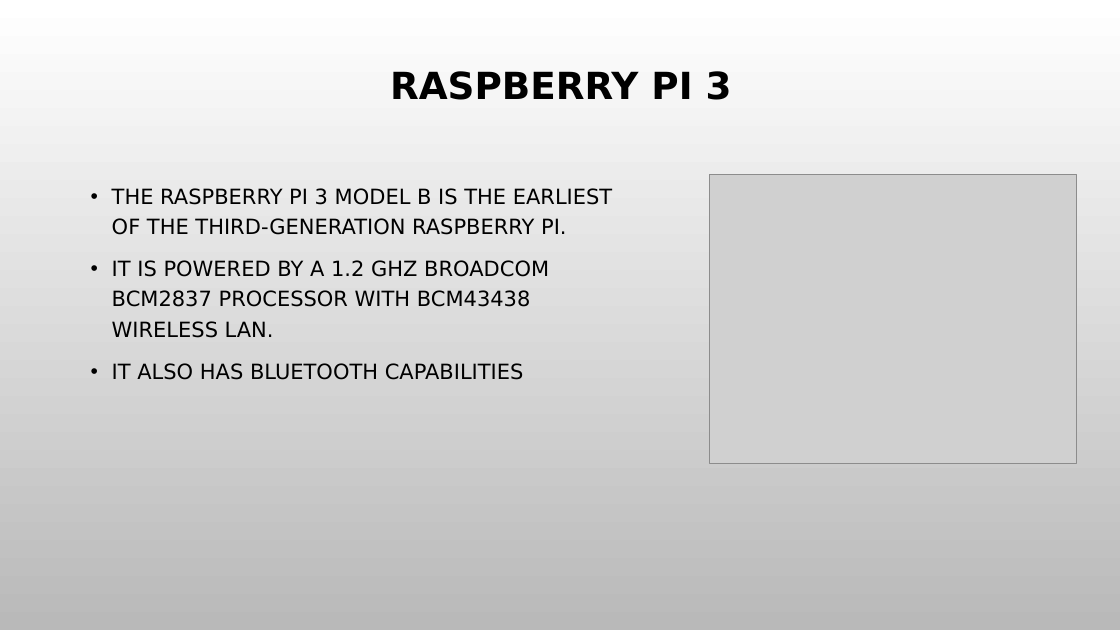
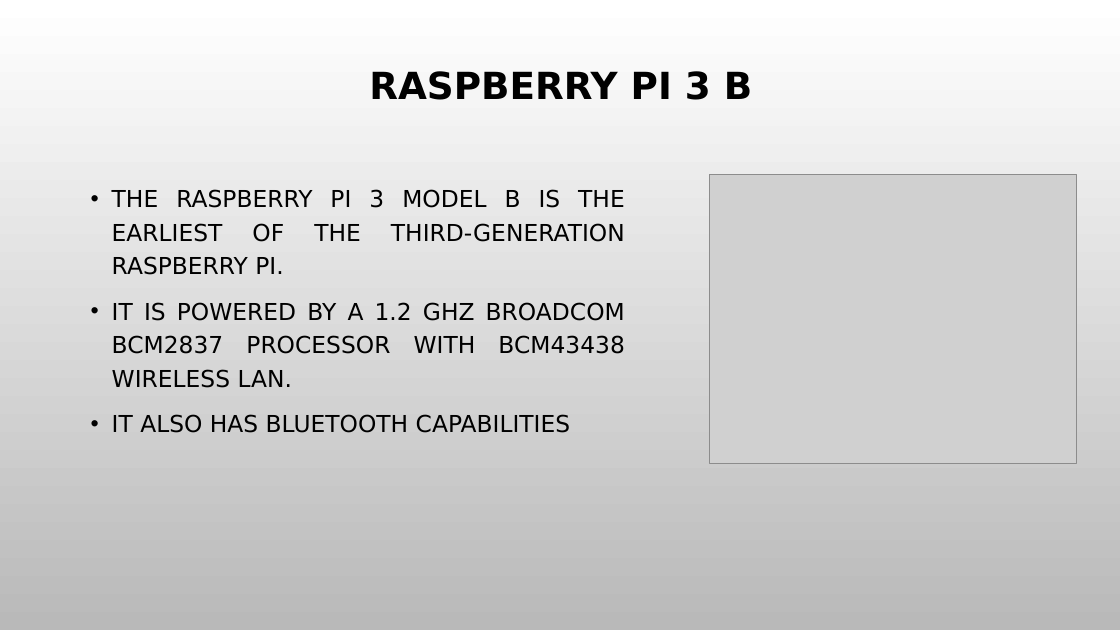
Before and after one commit to vijaykumarrpai/mca-code, a slide deck: slide 6 of 4th Sem/IOT/Alligator.pptx. Drawn at 1120x630 pixels with LibreOffice and Linux fonts; fonts in the diff are those of the drawing; grey boxes stand for pictures; background and template pictures are left out. Boxes give left, top, right and bottom in pixels: in the first picture for what was removed or moved away, otherwise in the second. Text is boxed around its words. In the diff, an @@ line names an element or a change of style, - is before the commit and + after.

```diff
--- a/4th Sem/IOT/Alligator.pptx
+++ b/4th Sem/IOT/Alligator.pptx
@@ title at bbox=[369, 71, 752, 100]: text changed @@
-RASPBERRY PI 3
+RASPBERRY PI 3 B
@@ text "THE RASPBERRY PI 3 MODEL ..." at bbox=[112, 189, 625, 433]: size 18 to 20 pt; alignment left to justified @@
```
Also in this commit, not shown: 11 other slides changed, 2 slides added, 12 other files.
